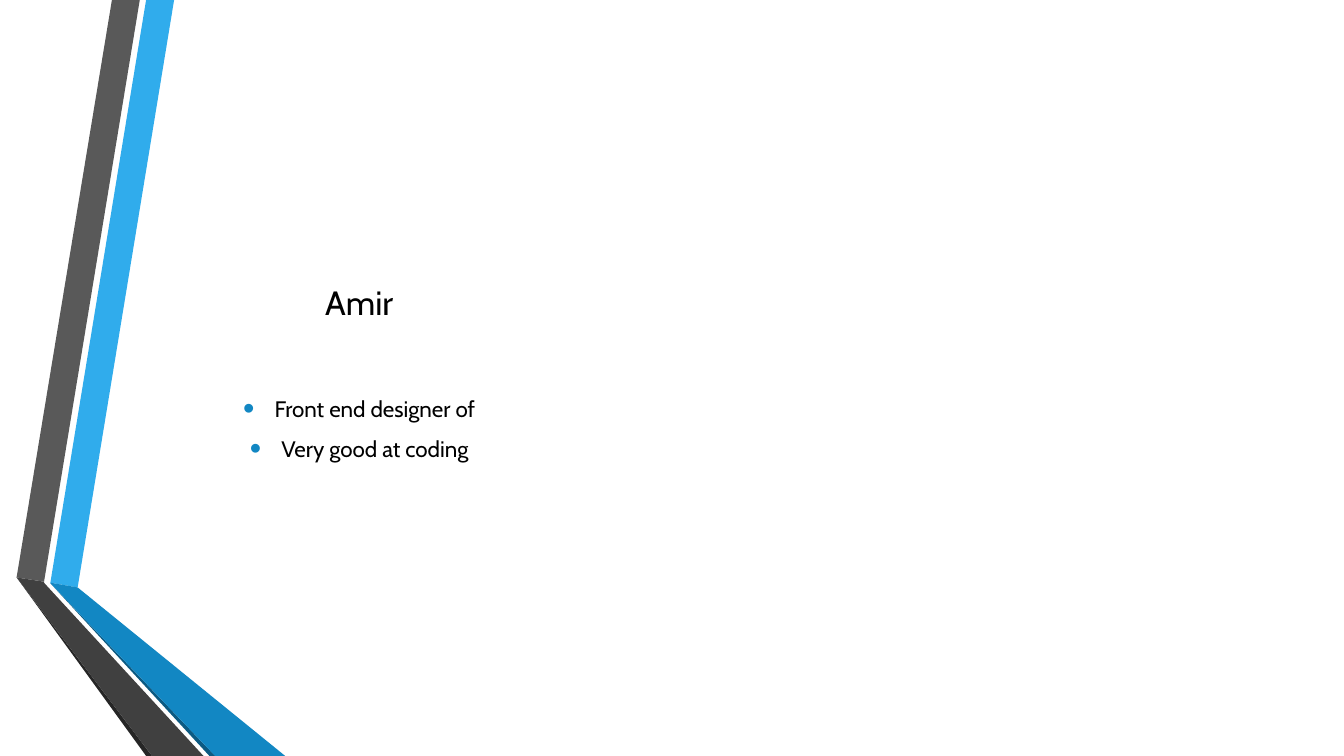
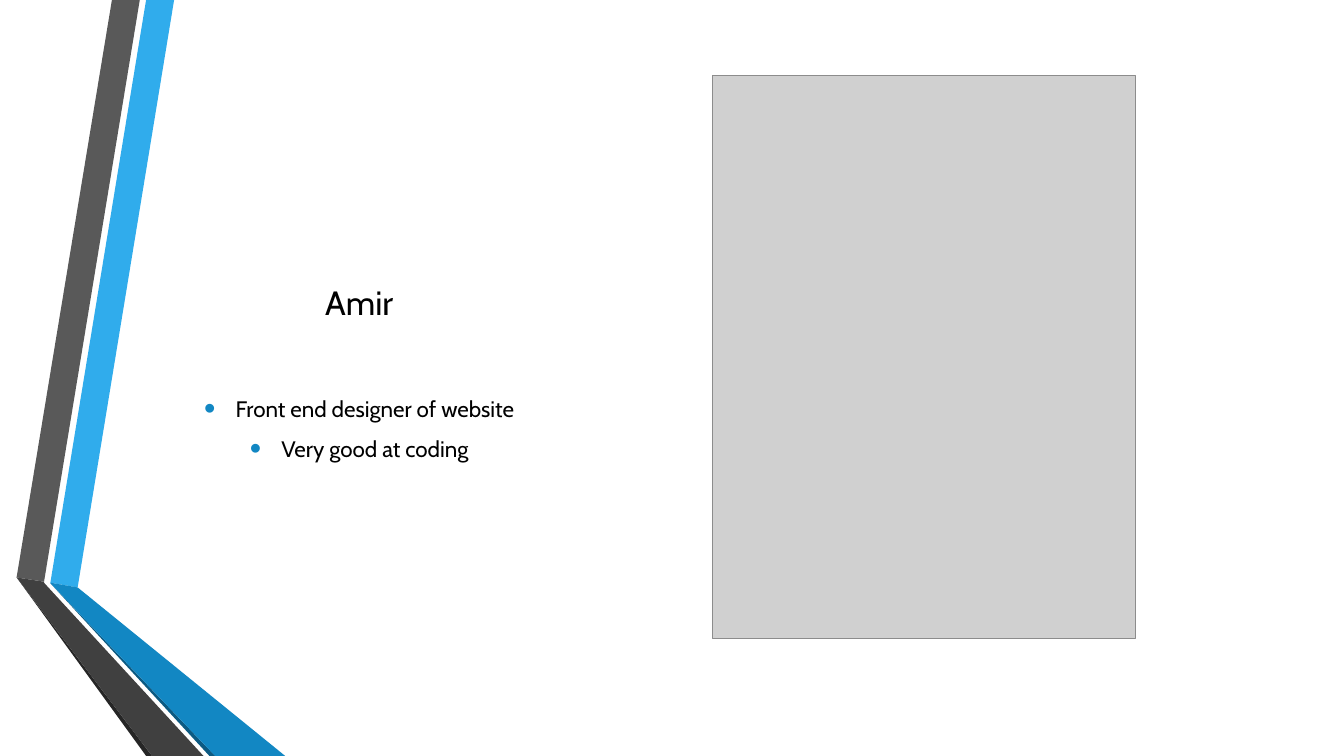
Before and after one commit to amirbukhari/HPS, a slide deck: slide 5 of Main Metaphor.pptx. Drawn at 1344x756 pixels with LibreOffice and Linux fonts; fonts in the diff are those of the drawing; grey boxes stand for pictures; background and template pictures are left out. Boxes give left, top, right and bottom in pixels: in the first picture for what was removed or moved away, otherwise in the second. Text is boxed around its words. In the diff, an @@ line names an element or a change of style, - is before the commit and + after.

```diff
--- a/Main Metaphor.pptx
+++ b/Main Metaphor.pptx
@@ picture added at bbox=[713, 76, 1135, 638] @@
@@ text at bbox=[236, 400, 514, 423]: text changed @@
-• Front end designer of
+• Front end designer of website
```
Also in this commit, not shown: 4 other slides changed, 1 slide added, 1 other file.
